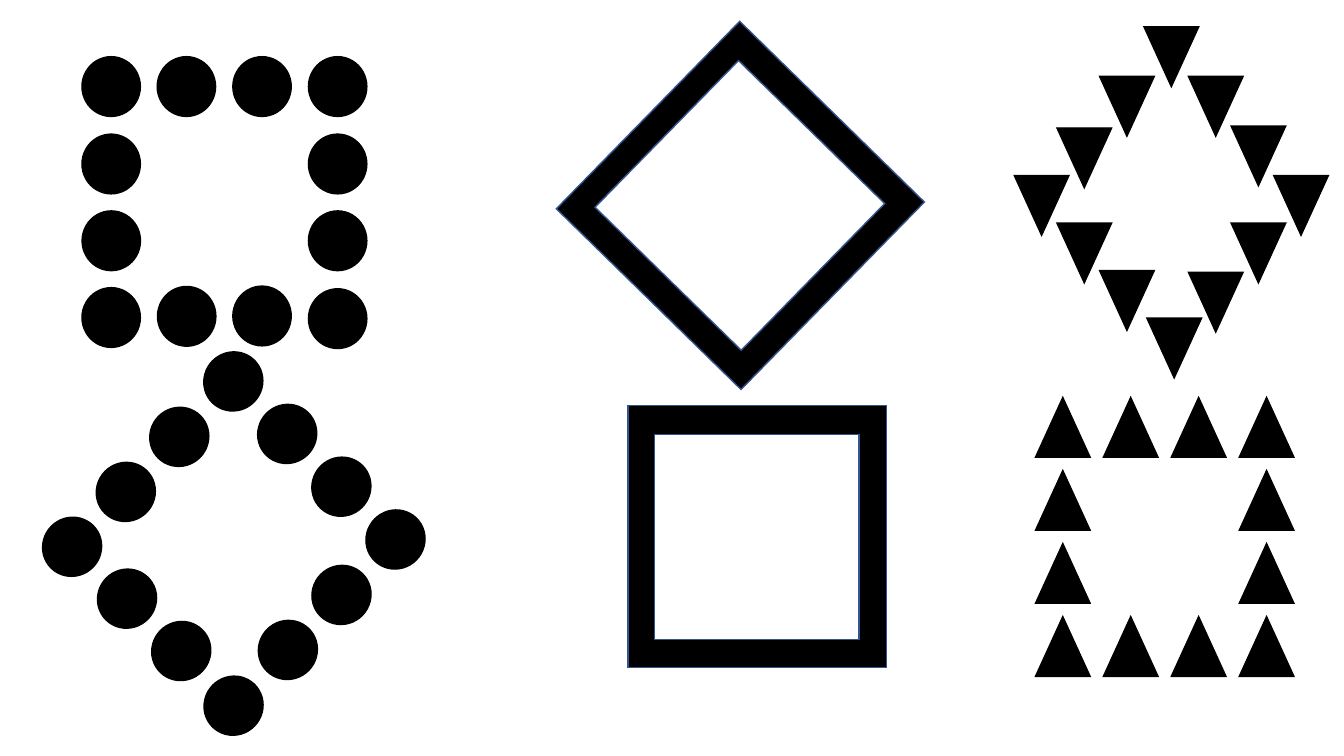
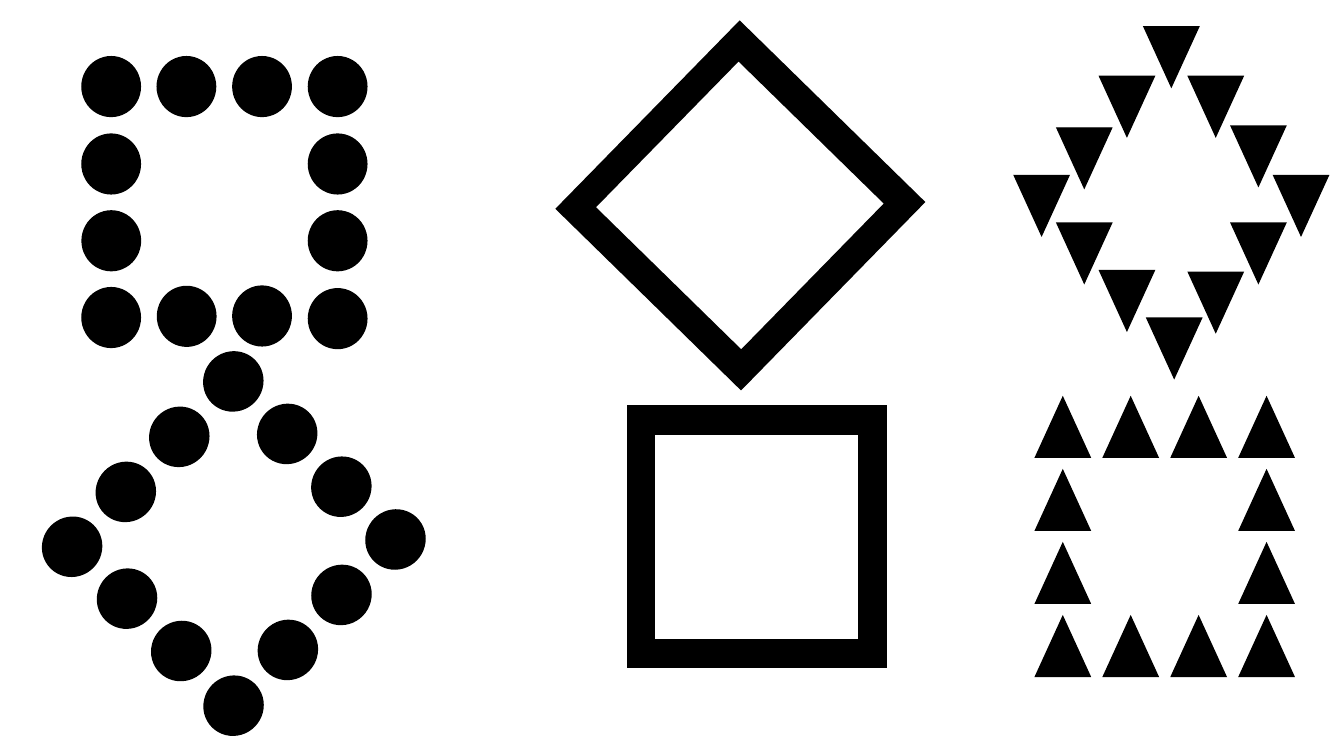
Before and after one commit to kaien125/pytorch-image-classification, a slide deck: slide 1 of image_ppt/image_template.pptx. Drawn at 1344x756 pixels with LibreOffice and Linux fonts; fonts in the diff are those of the drawing. Boxes give left, top, right and bottom in pixels: in the first picture for what was removed or moved away, otherwise in the second. Text is boxed around its words. In the diff, an @@ line names an element or a change of style, - is before the commit and + after.

Commit message:
fix g

```diff
--- a/image_ppt/image_template.pptx
+++ b/image_ppt/image_template.pptx
@@ outline #325491 1 pt to #000000 1 pt in 4 elements at (628, 405, 886, 667), (654, 435, 859, 640), (556, 22, 924, 390), (595, 61, 886, 351) @@
```
